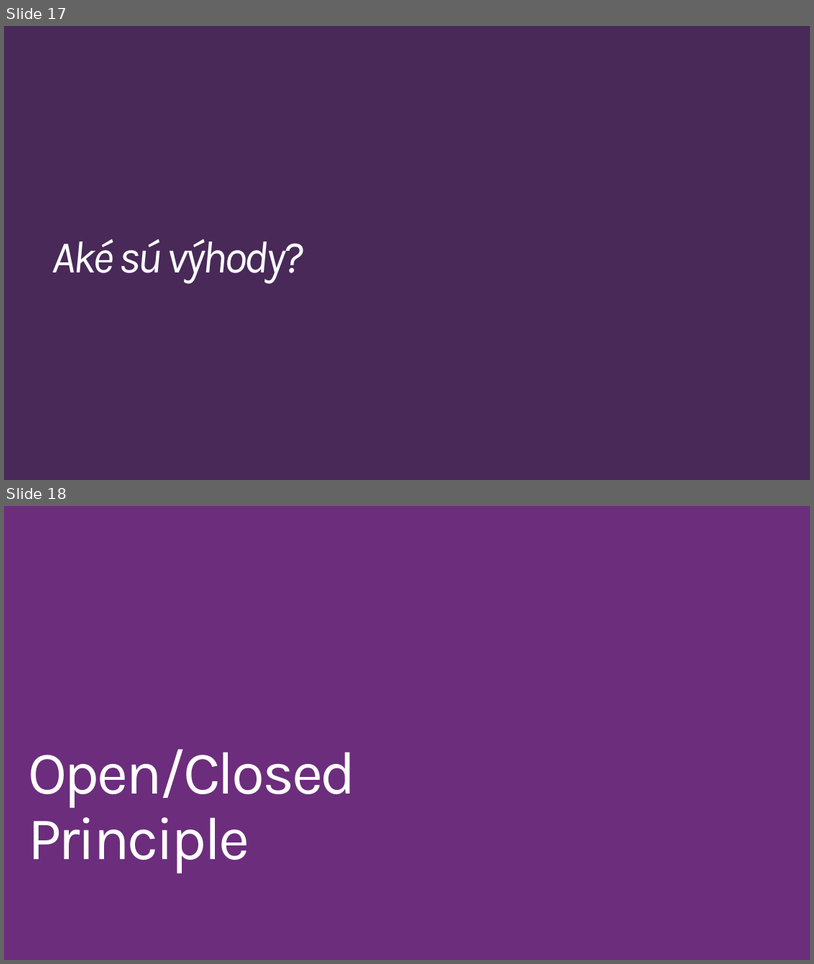
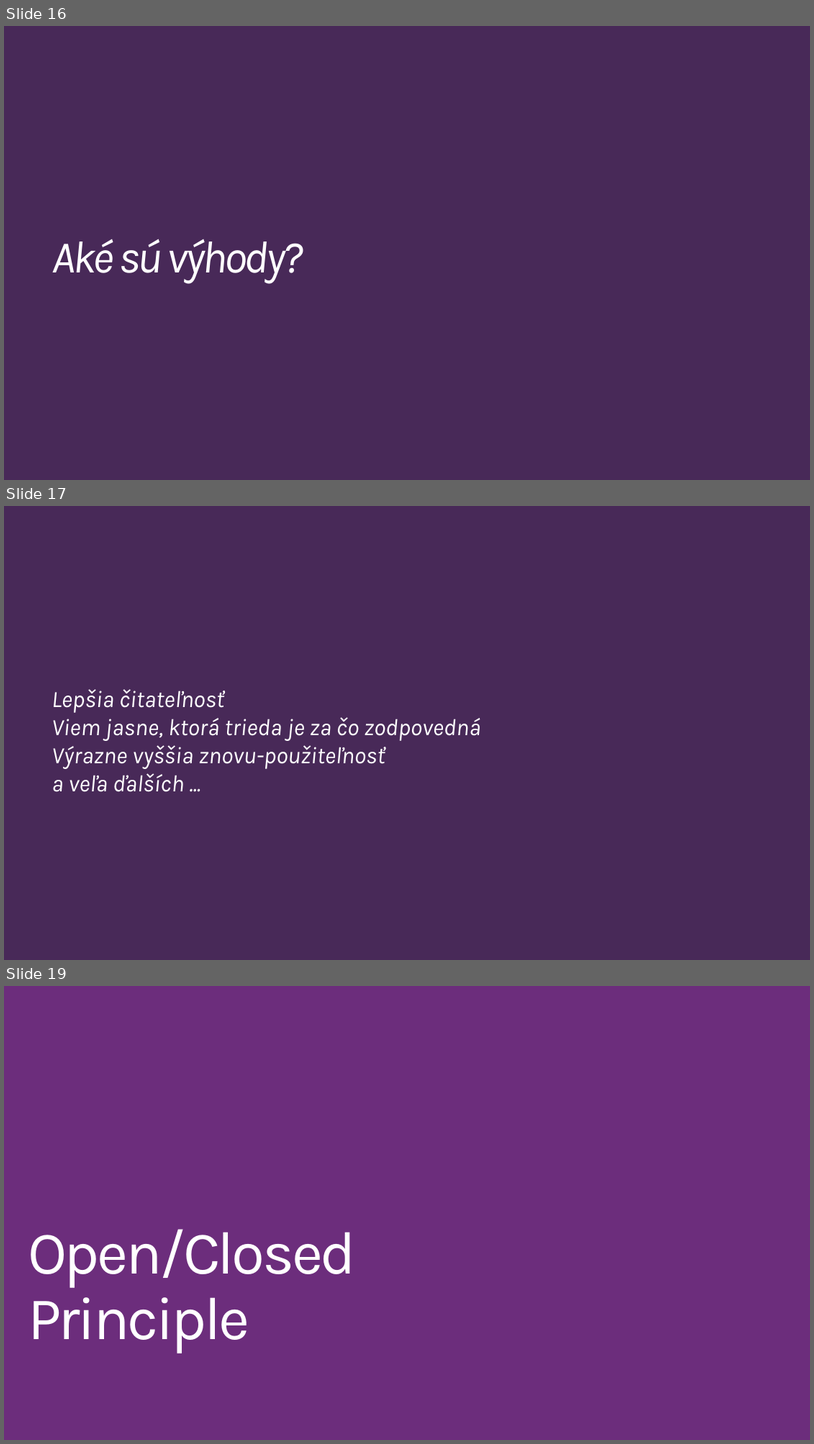
Before and after one commit to Burgyn/SOLID-Principles, a slide deck: SOLIDPrinciples4Kros.pptx. Shown one above the other, each under a label of ours: slides 17 and 18 before the commit, slides 16, 17 and 19 after it; the slides between them are not shown. The pictures are 814x964 and 814x1444 pixels, drawn with LibreOffice and Linux fonts; fonts in the diff are those of the drawing. Boxes give left, top, right and bottom in pixels: in the first picture for what was removed or moved away, otherwise in the second. Text is boxed around its words. In the diff, an @@ line names an element or a change of style, - is before the commit and + after.

```diff
--- a/SOLIDPrinciples4Kros.pptx
+++ b/SOLIDPrinciples4Kros.pptx
@@ slide 17 added at [4,506,810,960], background #482958 @@
@@ text added at [52,689,481,792], 28 pt, text #FFFFFF, italic @@
+Lepšia čitateľnosť
+Viem jasne, ktorá trieda je za čo zodpovedná
+Výrazne vyššia znovu-použiteľnosť
+a veľa ďalších ...
@@ what was slide 17 is now slide 16 @@
@@ what was slide 18 is now slide 19 @@
```
Also in this commit, not shown: 3 slides changed, 3 other slides added, 14 slides removed, 1 other file.
